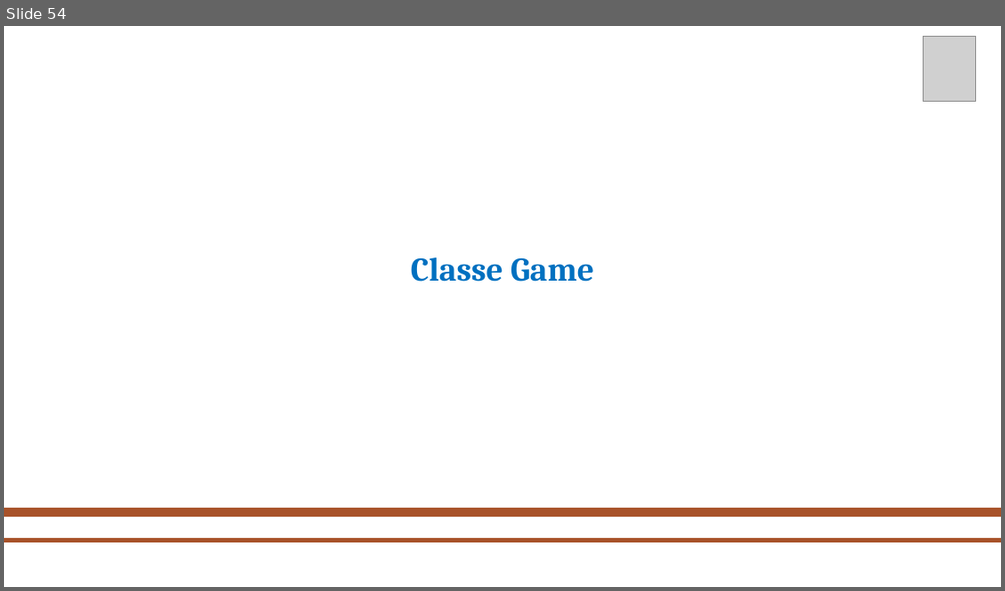
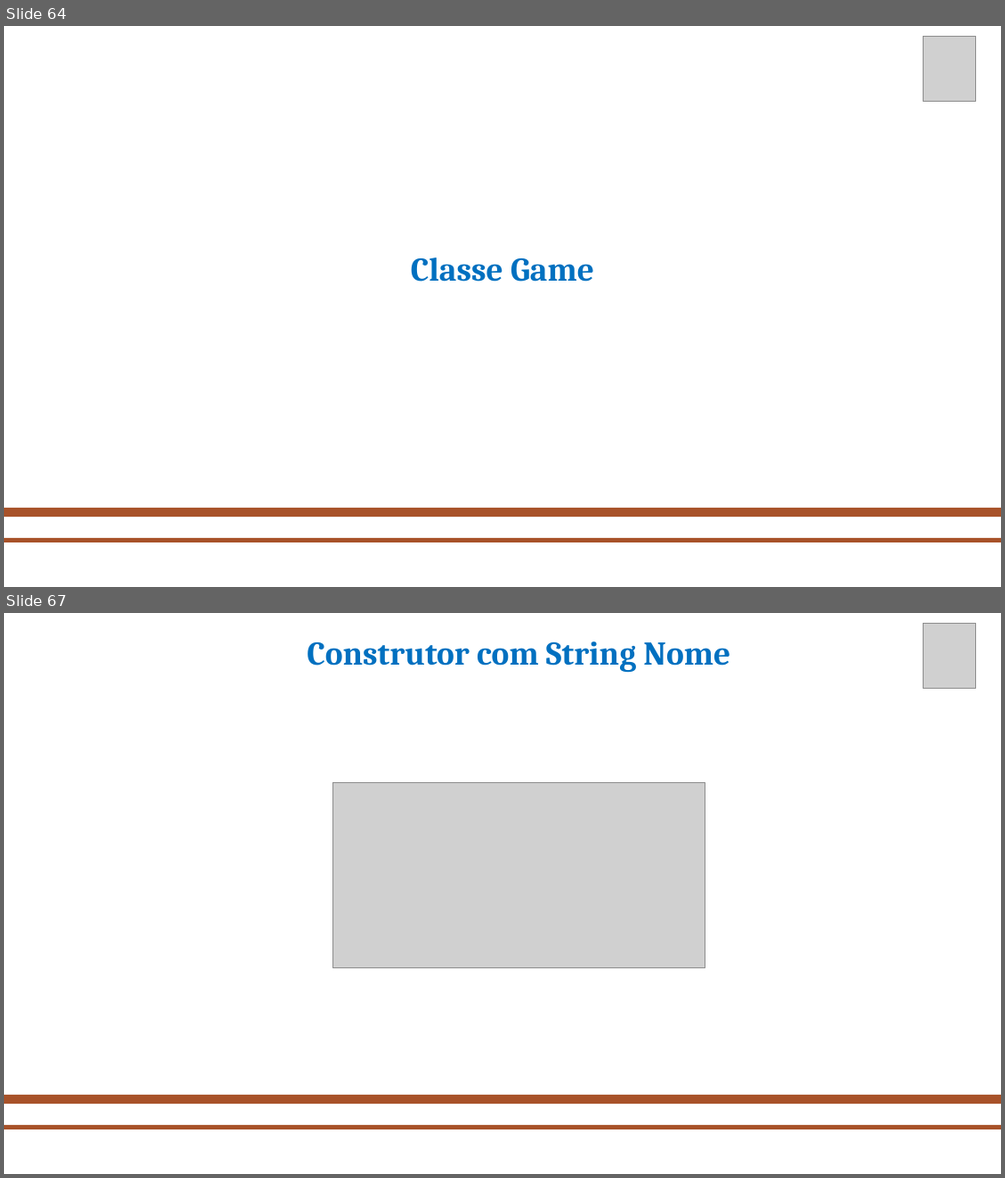
Before and after one commit to mahrcio/Console-Generico, a slide deck: apresentacaoFinal.pptx. Shown one above the other, each under a label of ours: slide 54 before the commit, slides 64 and 67 after it; the slides between them are not shown. The pictures are 1005x591 and 1005x1178 pixels, drawn with LibreOffice and Linux fonts; fonts in the diff are those of the drawing; grey boxes stand for pictures; background and template pictures are left out. Boxes give left, top, right and bottom in pixels: in the first picture for what was removed or moved away, otherwise in the second. Text is boxed around its words. In the diff, an @@ line names an element or a change of style, - is before the commit and + after.

```diff
--- a/apresentacaoFinal.pptx
+++ b/apresentacaoFinal.pptx
@@ slide 67 added at box(4, 613, 1001, 1174), background picture (left out); not listed: 2 template elements that a slide beside it also shows @@
@@ picture added at box(923, 623, 975, 689) @@
@@ text added at box(307, 641, 730, 673), 32 pt, text #0070C0, bold @@
+Construtor com String Nome
@@ picture added at box(333, 783, 705, 968) @@
@@ what was slide 54 is now slide 64 @@
```
Also in this commit, not shown: 8 slides changed, 19 other slides added, 1 slide removed.
